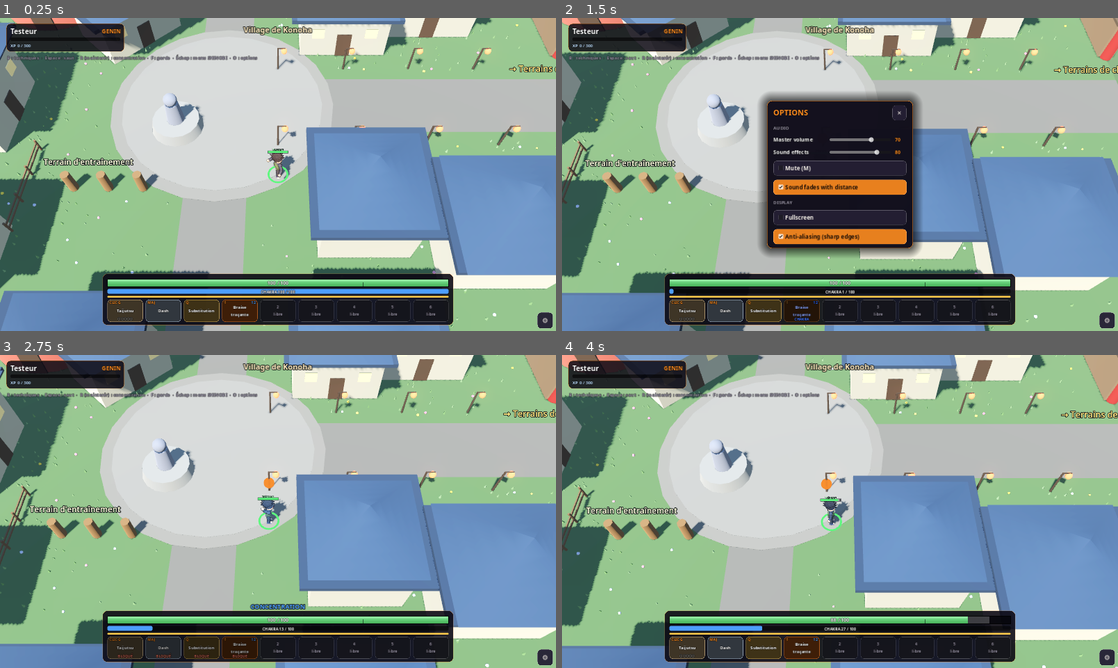
Above: before the commit, frames 1-4 (two rows, left to right).
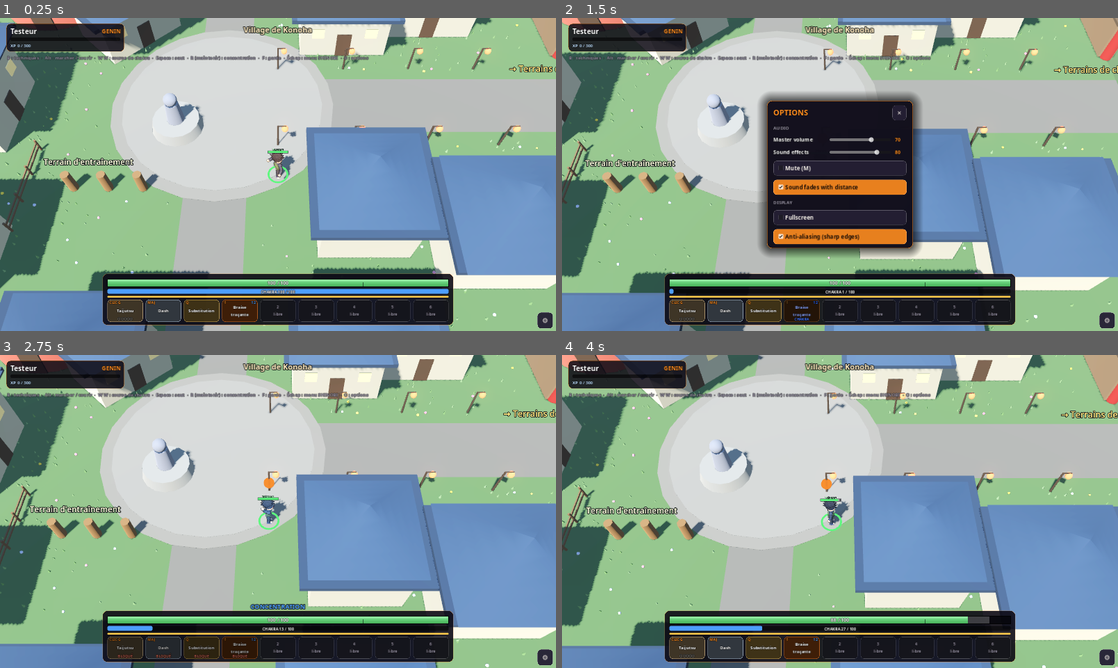
Above: after the commit, the same moments.

Repository: allanmassonneau-code/NARUTO-CLASH
Game: Godot game, scene res://tests/mechanics_test.tscn
Same seed, same stepped clock (60 frames per second), same inputs: the game is played once before the commit and once after it. This scene is started directly instead of the project's main scene.
Inputs (mouse positions are in pixels of both pictures, inside the frame that each line leads up to):
- Up to frame 1 (0.25 s): no input
- Up to frame 2 (1.5 s): click "⚙" at 0.5 s; tap Enter (ui_accept) at 1.25 s; move the mouse to (962, 158) at 1.27 s; hold D (move_right) from 1.28 s (still down); hold F (guard) from 1.28 s (still down); click (962, 158) at 1.42 s
- Up to frame 3 (2.75 s): tap Space (jump) at 1.52 s; tap Alt (walk_toggle, bound only after the commit) at 1.55 s; release D (move_right) at 2 s; release F (guard) at 2 s; click "✕" at 2 s
- Up to frame 4 (4 s): drag from (728, 527) to (812, 574) at 2.77 s; move the mouse to (895, 442) at 3.52 s; hold D (move_right) from 3.53 s (still down); tap E (ability_e) at 3.6 s; tap Alt (walk_toggle, bound only after the commit) at 3.8 s

The runs differ from the first frame. In frame 1, 0.4% of the frame differs, in the area x 8-67%, y 11-14%; in frame 2, 0.4%; in frame 3, 0.4%; in frame 4, 0.4%.

Commit message:
Locomotion: run by default, Alt walk toggle, chakra sprint on double forward
- Running is the default speed; Alt toggles walk (x0.45) / run.
- Double tap forward (Z on AZERTY): chakra sprint, x1.75 speed, drains
  6 chakra/s with no chakra regen. Refused in combat (5 s after dealing or
  taking damage); ends when you stop, act, guard, concentrate, get hit or
  run out of chakra. Blue afterimages while sprinting.
- HUD: "Marche" / "COURSE DE CHAKRA" / "impossible en combat" cue, keys
  in the hint line.

Co-Authored-By: Claude Opus 5.5 <noreply@anthropic.com>
Claude-Session: https://claude.ai/code/session_01WKYoJvuuaSbRC62RzLs76P

Diff:
--- a/characters/base/character_presentation.gd
+++ b/characters/base/character_presentation.gd
@@ -34,6 +34,7 @@
 var _was_silenced: bool = false
 var _was_rooted: bool = false
 var _was_launched: bool = false
+var _sprint_trail: float = 0.0
 var _was_genjutsu: bool = false
 ## The fighter this machine controls (hitstop / feedback when it's involved).
 static var local_player: CombatCharacter
@@ -119,6 +120,13 @@
 	if _character.guarding and pose == &"" and not abilities.is_casting():
 		pose = &"guard:windup"
 		tint = Color(0.6, 0.8, 1.0, 0.12)
+	if _character.sprinting:
+		_sprint_trail -= delta
+		if _sprint_trail <= 0.0:
+			_sprint_trail = 0.07
+			SpellVfx.afterimage(_character, UiStyle.CHAKRA)
+		if tint.a < 0.15:
+			tint = Color(0.4, 0.7, 1.0, 0.2)
 	if _character.concentrating and pose == &"":
 		pose = &"seal:windup"
 		tint = Color(0.35, 0.65, 1.0, 0.18 + 0.1 * sin(Time.get_ticks_msec() * 0.012))
--- a/characters/base/combat_character.gd
+++ b/characters/base/combat_character.gd
@@ -40,6 +40,13 @@
 const JUMP_DURATION: float = 0.55
 const JUMP_HEIGHT: float = 1.6
 const JUMP_COOLDOWN: float = 0.15
+## Locomotion: running by default, walking (Alt toggle) and chakra sprint
+## (double tap forward): faster, drains chakra, not usable in combat.
+const WALK_MULTIPLIER: float = 0.45
+const SPRINT_MULTIPLIER: float = 1.75
+const SPRINT_CHAKRA_PER_SECOND: float = 6.0
+## In combat for this long after dealing or taking damage.
+const COMBAT_TIMEOUT: float = 5.0
 ## Stamina: spent by basic attack stances, regenerates after a short pause.
 const MAX_STAMINA: float = 100.0
 const STAMINA_REGEN: float = 35.0
@@ -77,6 +84,11 @@
 var air_time: float = 0.0
 var _jump_cooldown: float = 0.0
 var stamina: float = MAX_STAMINA
+var walking: bool = false
+var sprinting: bool = false
+## > 0: a chakra sprint was refused (in combat) — HUD cue.
+var sprint_denied: float = 0.0
+var _combat_left: float = 0.0
 ## Technique kits: resources, marks, recasts, modifiers, signatures.
 var kit: KitState
 var _stamina_delay: float = 0.0
@@ -167,13 +179,14 @@
 	_tick_concentration(delta, intent, can_act)
 	_tick_jump(delta, intent, can_act)
 	_tick_substitution()
+	_tick_locomotion(delta, intent, can_act)
 	abilities.tick(delta, intent if can_act and not guarding and not concentrating else null)
-	energy.tick(delta, (CONCENTRATE_REGEN_MULTIPLIER if concentrating else 1.0) * kit.modifier_mult("chakra_regen"))
+	energy.tick(delta, 0.0 if sprinting else (CONCENTRATE_REGEN_MULTIPLIER if concentrating else 1.0) * kit.modifier_mult("chakra_regen"))
 	_tick_stamina(delta)
 	kit.tick(delta)
 	var wish: Vector3 = intent.move_direction if intent != null and status.can_move() and not concentrating else Vector3.ZERO
 	movement.speed_multiplier = abilities.get_move_multiplier() * status.speed_multiplier() * (GUARD_MOVE_MULTIPLIER if guarding else 1.0) \
-		* kit.modifier_mult("speed")
+		* kit.modifier_mult("speed") * (SPRINT_MULTIPLIER if sprinting else (WALK_MULTIPLIER if walking else 1.0))
 	_tick_status_effects(delta)
 	var knockback_speed: float = movement.forced_speed() if movement.is_knockback else 0.0
 	velocity = movement.compute_velocity(wish, delta)
@@ -216,6 +229,29 @@
 	if intent.pressed_slots.has(&"lmb") and _parry_cooldown <= 0.0:
 		_parry_left = PARRY_WINDOW
 		_parry_cooldown = PARRY_COOLDOWN
+
+
+func in_combat() -> bool:
+	return _combat_left > 0.0
+
+
+func _tick_locomotion(delta: float, intent: GameplayIntent, can_act: bool) -> void:
+	_combat_left = maxf(0.0, _combat_left - delta)
+	sprint_denied = maxf(0.0, sprint_denied - delta)
+	walking = intent != null and intent.walk
+	if intent != null and intent.sprint_pressed and not sprinting:
+		if in_combat():
+			sprint_denied = 1.5
+		elif can_act and energy.current_energy > SPRINT_CHAKRA_PER_SECOND * 0.5:
+			sprinting = true
+	if not sprinting:
+		return
+	var moving: bool = intent != null and intent.move_direction.length() > 0.2
+	if not moving or not can_act or guarding or concentrating or abilities.is_casting() or in_combat() \
+			or is_launched() or energy.current_energy <= 0.0:
+		sprinting = false
+		return
+	energy.sync_state(maxf(0.0, energy.current_energy - SPRINT_CHAKRA_PER_SECOND * delta))
 
 
 ## (Re)creates the signature mechanics of the kits in data.kits.
@@ -464,6 +500,11 @@
 		concentrating = false
 		_concentrate_lock = CONCENTRATE_HIT_LOCKOUT
 	health.apply_damage(damage)
+	if damage > 0.0:
+		_combat_left = COMBAT_TIMEOUT
+		sprinting = false
+		if is_instance_valid(hit.source) and hit.source != self:
+			hit.source._combat_left = COMBAT_TIMEOUT
 	if damage > 0.0 and is_instance_valid(hit.source) and hit.source != self:
 		var steal: float = hit.source.kit.modifier_sum("lifesteal")
 		if steal > 0.0:
@@ -605,6 +646,8 @@
 	pursuing = null
 	stamina = MAX_STAMINA
 	_stamina_delay = 0.0
+	sprinting = false
+	_combat_left = 0.0
 	kit.reset()
 	_disarm_substitution()
 	_passive_used = false
--- a/core/input/gameplay_intent.gd
+++ b/core/input/gameplay_intent.gd
@@ -19,9 +19,14 @@
 var concentrate_held: bool = false
 ## Jump (Space) pressed this tick.
 var jump_pressed: bool = false
+## Walk mode (Alt toggles walk / run; running is the default).
+var walk: bool = false
+## Chakra sprint requested this tick (double tap forward).
+var sprint_pressed: bool = false
 
 
 func clear_actions() -> void:
 	pressed_slots.clear()
 	cancel_pressed = false
 	jump_pressed = false
+	sprint_pressed = false
--- a/core/input/player_input_controller.gd
+++ b/core/input/player_input_controller.gd
@@ -23,6 +23,10 @@
 ## UI that may claim a press before it becomes a cast (combat menu):
 ## any object with `blocks_slot(slot: StringName) -> bool`.
 var ui_blocker: Object
+## Two presses of forward within this time = chakra sprint.
+const DOUBLE_TAP_WINDOW: float = 0.3
+var _walk: bool = false
+var _last_forward_tap: float = -10.0
 ## Height of the plane used for mouse aiming (arena floor).
 @export var aim_plane_height: float = 0.0
 
@@ -47,6 +51,16 @@
 	intent.guard_held = Input.is_action_pressed("guard")
 	intent.concentrate_held = Input.is_action_pressed("concentrate")
 	intent.jump_pressed = Input.is_action_just_pressed("jump")
+	if Input.is_action_just_pressed("walk_toggle"):
+		_walk = not _walk
+	intent.walk = _walk
+	if Input.is_action_just_pressed("move_up"):
+		var now: float = Time.get_ticks_msec() / 1000.0
+		if now - _last_forward_tap <= DOUBLE_TAP_WINDOW:
+			intent.sprint_pressed = true
+			_last_forward_tap = -10.0
+		else:
+			_last_forward_tap = now
 	return intent
 
 
--- a/project.godot
+++ b/project.godot
@@ -133,6 +133,11 @@
 "events": [Object(InputEventKey,"resource_local_to_scene":false,"resource_name":"","device":-1,"window_id":0,"alt_press …(190 unchanged characters)…
 ]
 }
+walk_toggle={
+"deadzone": 0.2,
+"events": [Object(InputEventKey,"resource_local_to_scene":false,"resource_name":"","device":-1,"window_id":0,"alt_pressed":false,"shift_pressed":false,"ctrl_pressed":false,"meta_pressed":false,"pressed":false,"keycode":0,"physical_keycode":4194328,"key_label":0,"unicode":0,"location":0,"echo":false,"script":null)
+]
+}
 guard={
 "deadzone": 0.2,
 "events": [Object(InputEventKey,"resource_local_to_scene":false,"resource_name":"","device":-1,"window_id":0,"alt_press …(190 unchanged characters)…
--- a/tests/mechanics_test.gd
+++ b/tests/mechanics_test.gd
@@ -7,13 +7,16 @@
 class ScriptedIntent extends IntentSource:
 	var pressed: Array[StringName] = []
 	var jump: bool = false
+	var sprint: bool = false
 
 	func poll_intent() -> GameplayIntent:
 		intent.clear_actions()
 		intent.pressed_slots.append_array(pressed)
 		intent.jump_pressed = jump
+		intent.sprint_pressed = sprint
 		pressed.clear()
 		jump = false
+		sprint = false
 		return intent
 
 
@@ -235,6 +238,40 @@
 	mob.health.invulnerable_debug = false
 	mob.controls_enabled = true
 
+	# Locomotion: run by default, walk toggle, chakra sprint (not in combat).
+	await _wait(5.5)  # leave combat
+	_player.status.clear_all()
+	_input.intent.move_direction = Vector3.RIGHT
+	pos = _player.global_position
+	await _wait(1.0)
+	var run_speed: float = _player.global_position.distance_to(pos)
+	_input.intent.walk = true
+	pos = _player.global_position
+	await _wait(1.0)
+	var walk_speed: float = _player.global_position.distance_to(pos)
+	_check(walk_speed < run_speed * 0.6, "Alt: walking is slower than the default run (%.1f vs %.1f m/s)" % [walk_speed, run_speed])
+	_input.intent.walk = false
+	energy.sync_state(energy.max_energy)
+	_input.sprint = true
+	await _wait(0.1)
+	pos = _player.global_position
+	await _wait(1.0)
+	var sprint_speed: float = _player.global_position.distance_to(pos)
+	_check(_player.sprinting and sprint_speed > run_speed * 1.4, "double forward: chakra sprint (%.1f m/s)" % sprint_speed)
+	_check(energy.current_energy < energy.max_energy - 4.0, "the chakra sprint drains chakra")
+	_input.intent.move_direction = Vector3.ZERO
+	await _wait(0.1)
+	_check(not _player.sprinting, "stopping ends the sprint")
+	var poke := HitData.new()
+	poke.source = _world.mobs[0]
+	poke.damage = 1.0
+	_player.receive_hit(poke)
+	_input.intent.move_direction = Vector3.RIGHT
+	_input.sprint = true
+	await _wait(0.1)
+	_check(not _player.sprinting and _player.sprint_denied > 0.0, "no chakra sprint in combat")
+	_input.intent.move_direction = Vector3.ZERO
+
 	# SHINOBI menu as an in-game overlay.
 	_world.open_shinobi_menu()
 	await _wait(0.1)
--- a/ui/world/world_hud.gd
+++ b/ui/world/world_hud.gd
@@ -29,6 +29,7 @@
 var _kit_row: HBoxContainer
 var _kit_refresh: float = 0.0
 var _concentrate: Label
+var _move_mode: Label
 var _slots_row: HBoxContainer
 var _slots: Dictionary = {}
 var _toast: Label
@@ -83,6 +84,17 @@
 	_energy.value = energy.current_energy
 	_energy_text.text = "CHAKRA %d / %d" % [floori(energy.current_energy), roundi(energy.max_energy)]
 	_concentrate.visible = _player.concentrating
+	if _player.sprint_denied > 0.0:
+		_move_mode.text = "Course de chakra impossible en combat"
+		_move_mode.add_theme_color_override("font_color", Color(1.0, 0.5, 0.4))
+	elif _player.sprinting:
+		_move_mode.text = "COURSE DE CHAKRA"
+		_move_mode.add_theme_color_override("font_color", UiStyle.CHAKRA)
+	elif _player.walking:
+		_move_mode.text = "Marche"
+		_move_mode.add_theme_color_override("font_color", UiStyle.MUTED)
+	else:
+		_move_mode.text = ""
 	_stamina.value = _player.stamina
 	_kit_refresh -= _delta
 	if _kit_refresh <= 0.0:
@@ -228,7 +240,14 @@
 	_concentrate.offset_top = -190
 	_concentrate.horizontal_alignment = HORIZONTAL_ALIGNMENT_CENTER
 	_concentrate.visible = false
-	var hint_text: String = "B : techniques  ·  Espace : saut  ·  %s (maintenir) : concentration  ·  F : garde  ·  Échap : menu SHINOBI  ·  O : options" % key_label(KEY_R)
+	_move_mode = UiStyle.label(_root, "", 15, Color.WHITE, 900)
+	_move_mode.add_theme_constant_override("outline_size", 6)
+	_move_mode.set_anchors_and_offsets_preset(Control.PRESET_CENTER_BOTTOM)
+	_move_mode.offset_left = -300
+	_move_mode.offset_right = 300
+	_move_mode.offset_top = -215
+	_move_mode.horizontal_alignment = HORIZONTAL_ALIGNMENT_CENTER
+	var hint_text: String = "B : techniques  ·  Alt : marcher / courir  ·  %s %s : course de chakra  ·  Espace : saut  ·  %s (maintenir) : concentration  ·  F : garde  ·  Échap : menu SHINOBI  ·  O : options" % [key_label(KEY_W), key_label(KEY_W), key_label(KEY_R)]
 	var hint := UiStyle.label(_root, hint_text, 13, UiStyle.MUTED, 700)
 	hint.position = Vector2(20, 104)
 	_toast = UiStyle.label(_root, "", 20, Color.WHITE, 900)
Not shown, changed: README.md
